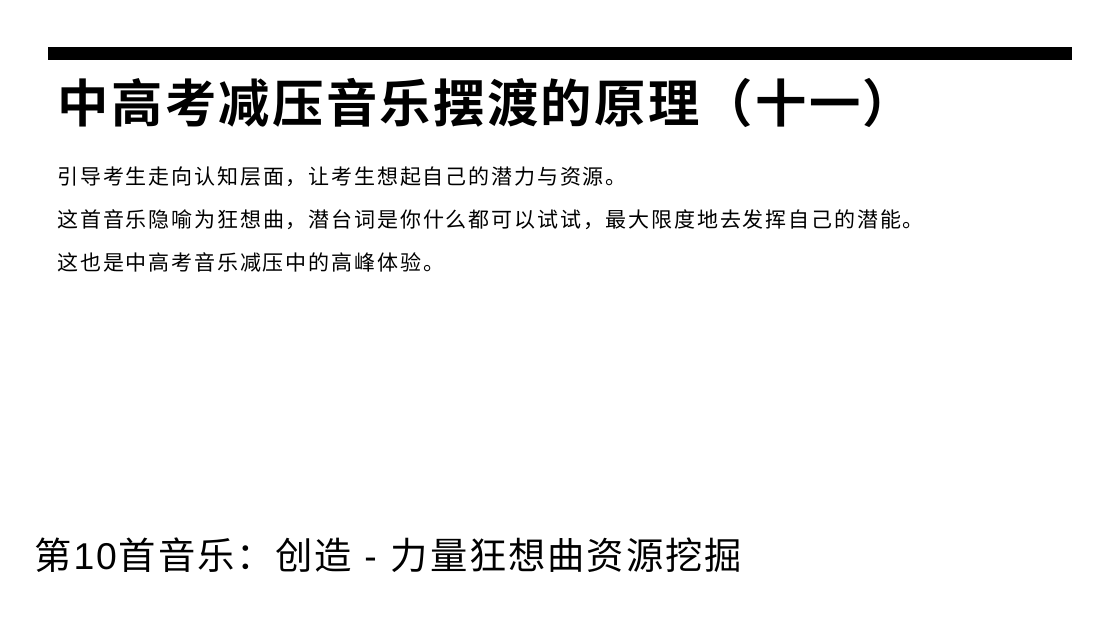
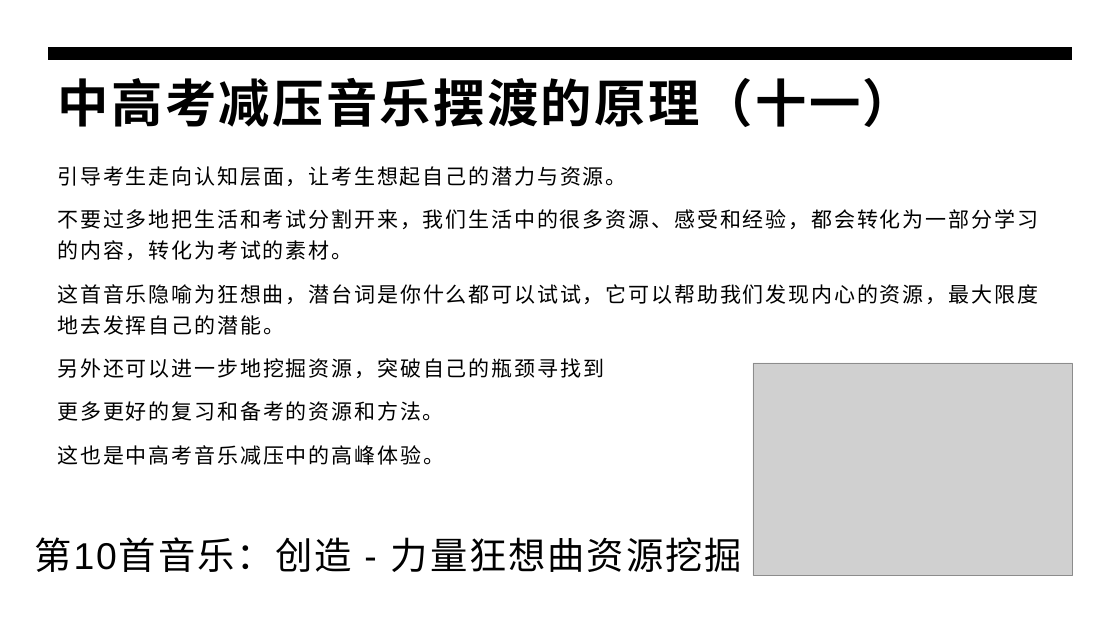
Before and after one commit to panxibei/writing, a slide deck: slide 24 of 44_心理学/30_浥尘伙伴社团原创：中高考音乐减压心理训练/PPT制作素材/浥尘伙伴社团：中高考音乐减压心理训练.pptx. Drawn at 1120x630 pixels with LibreOffice and Linux fonts; fonts in the diff are those of the drawing; grey boxes stand for pictures. Boxes give left, top, right and bottom in pixels: in the first picture for what was removed or moved away, otherwise in the second. Text is boxed around its words. In the diff, an @@ line names an element or a change of style, - is before the commit and + after.

```diff
--- a/44_心理学/30_浥尘伙伴社团原创：中高考音乐减压心理训练/PPT制作素材/浥尘伙伴社团：中高考音乐减压心理训练.pptx
+++ b/44_心理学/30_浥尘伙伴社团原创：中高考音乐减压心理训练/PPT制作素材/浥尘伙伴社团：中高考音乐减压心理训练.pptx
@@ text at bbox=[57, 209, 1038, 421]: text changed @@
-这首音乐隐喻为狂想曲，潜台词是你什么都可以试试，最大限度地去发挥自己的潜能。
+不要过多地把生活和考试分割开来，我们生活中的很多资源、感受和经验，都会转化为一部分学习的内容，转化为考试的素材。
+这首音乐隐喻为狂想曲，潜台词是你什么都可以试试，它可以帮助我们发现内心的资源，最大限度地去发挥自己的潜能。
+另外还可以进一步地挖掘资源，突破自己的瓶颈寻找到
+更多更好的复习和备考的资源和方法。
@@ picture added at bbox=[753, 363, 1072, 576] @@
```
Also in this commit, not shown: 4 other slides changed, 1 slide removed, 5 other files.
